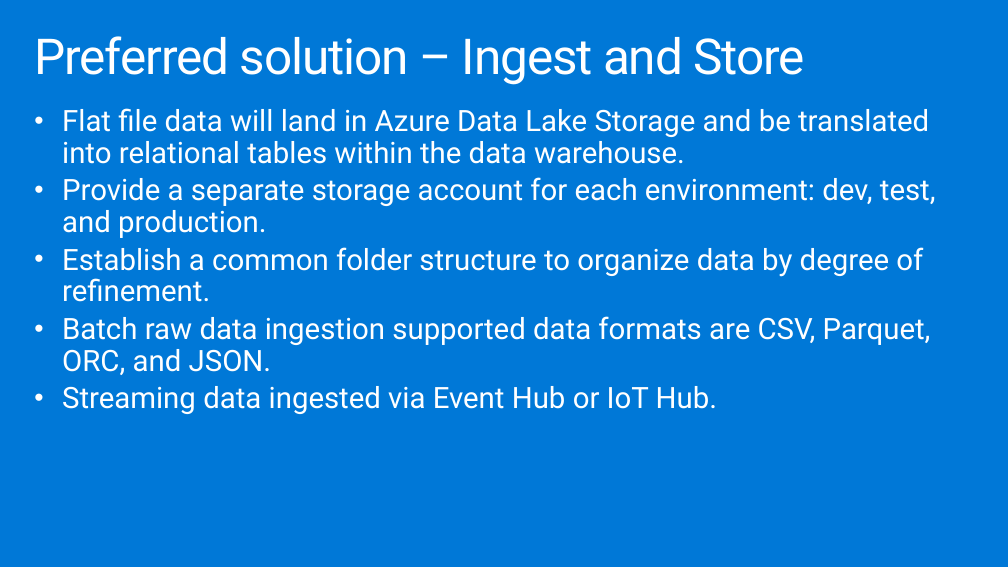
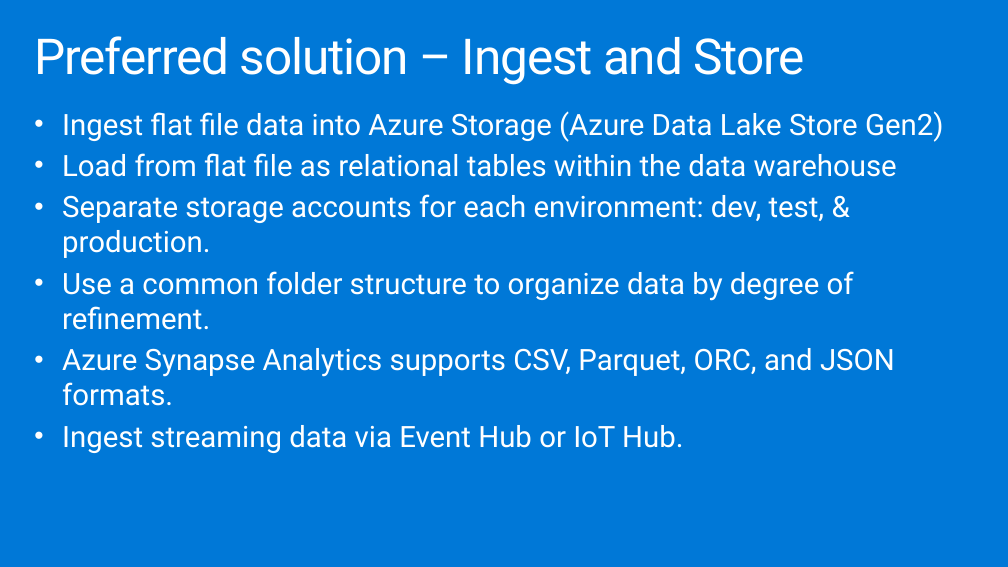
Before and after one commit to joelhulen/MCW-Azure-Synapse-Analytics-end-to-end-solution, a slide deck: slide 21 of Whiteboard design session/WDS trainer presentation - Azure Synapse Analytics end-to-end solution.pptx. Drawn at 1008x567 pixels with LibreOffice and Linux fonts; fonts in the diff are those of the drawing. Boxes give left, top, right and bottom in pixels: in the first picture for what was removed or moved away, otherwise in the second. Text is boxed around its words. In the diff, an @@ line names an element or a change of style, - is before the commit and + after.

```diff
--- a/Whiteboard design session/WDS trainer presentation - Azure Synapse Analytics end-to-end solution.pptx
+++ b/Whiteboard design session/WDS trainer presentation - Azure Synapse Analytics end-to-end solution.pptx
@@ text at <box>62,111,944,453</box>: text changed @@
-• Flat file data will land in Azure Data Lake Storage and be translated into relational tables within the data warehouse.
-• Provide a separate storage account for each environment: dev, test, and production.
-• Establish a common folder structure to organize data by degree of refinement.
-• Batch raw data ingestion supported data formats are CSV, Parquet, ORC, and JSON.
-• Streaming data ingested via Event Hub or IoT Hub.
+• Ingest flat file data into Azure Storage (Azure Data Lake Store Gen2)
+• Load from flat file as relational tables within the data warehouse
+• Separate storage accounts for each environment: dev, test, & production.
+• Use a common folder structure to organize data by degree of refinement.
+• Azure Synapse Analytics supports CSV, Parquet, ORC, and JSON formats.
+• Ingest streaming data via Event Hub or IoT Hub.
```
Also in this commit, not shown: 26 other slides changed, 2 other files.
